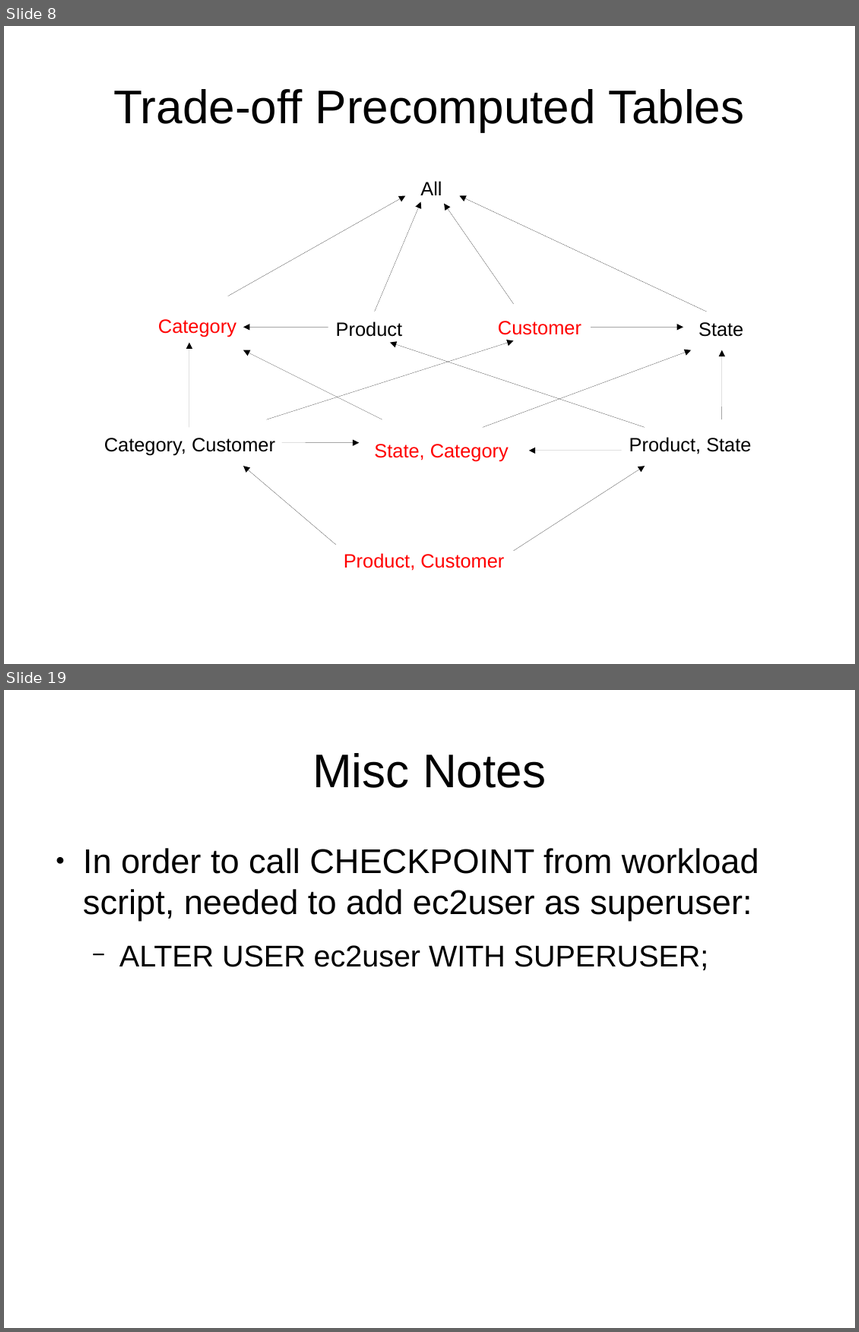
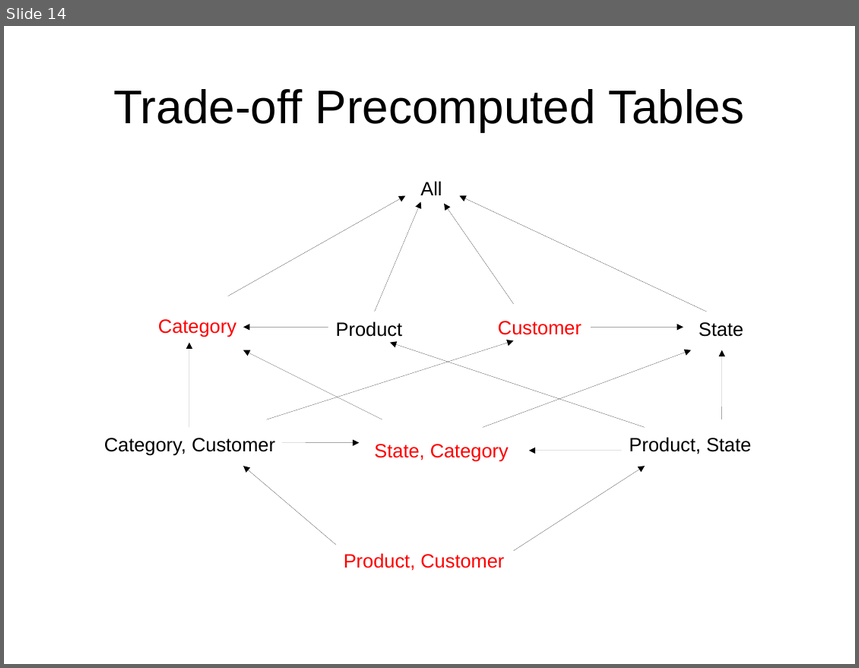
Before and after one commit to afcarl/dse201_final, a slide deck: dse201_final_report.odp. Shown one above the other, each under a label of ours: slides 8 and 19 before the commit, slide 14 after it; the slides between them are not shown. The pictures are 859x1332 and 859x668 pixels, drawn with LibreOffice and Linux fonts; fonts in the diff are those of the drawing. Boxes give left, top, right and bottom in pixels: in the first picture for what was removed or moved away, otherwise in the second. Text is boxed around its words. In the diff, an @@ line names an element or a change of style, - is before the commit and + after.

```diff
--- a/dse201_final_report.odp
+++ b/dse201_final_report.odp
@@ slide 19 removed at bbox=[4, 690, 855, 1328], background #FFFFFF @@
@@ title removed at bbox=[313, 753, 546, 788] @@
-Misc Notes
@@ text removed at bbox=[83, 848, 759, 970] @@
-● In order to call CHECKPOINT from workload script, needed to add ec2user as superuser:
-  − ALTER USER ec2user WITH SUPERUSER;
@@ what was slide 8 is now slide 14 @@
```
Also in this commit, not shown: 11 slides changed, 2 slides added, 5 other slides removed, 5 other files.
